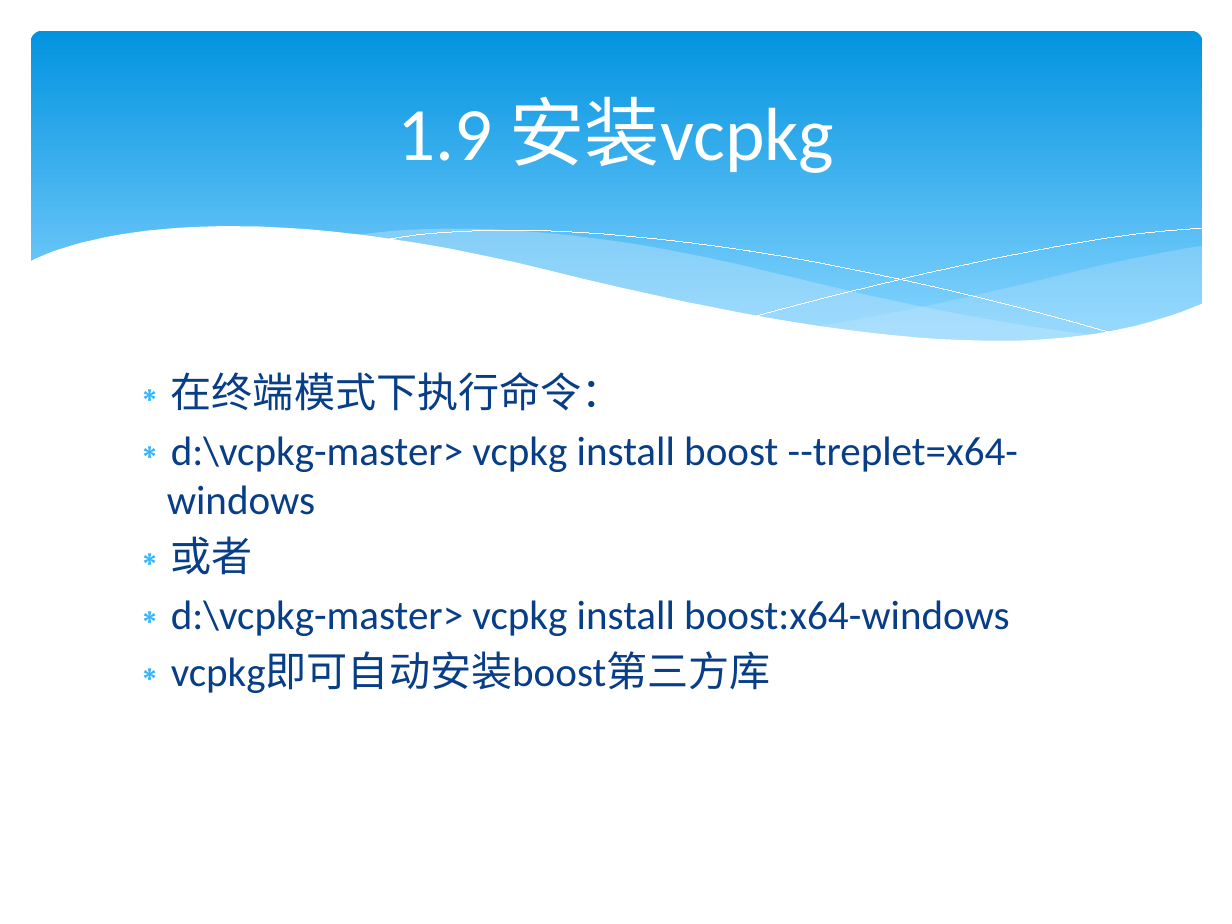
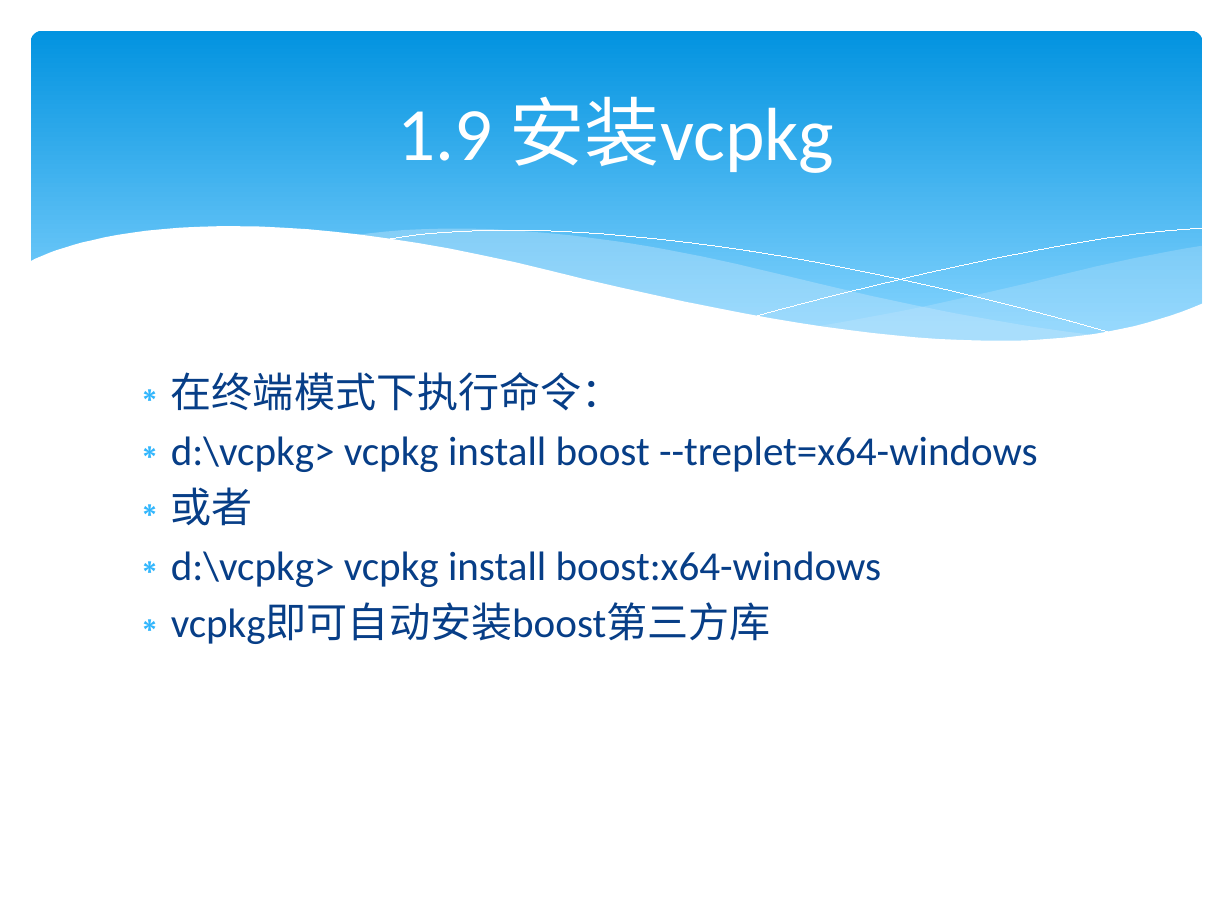
Before and after one commit to lamplight8/cpp, a slide deck: slide 66 of ppt/ch01_绪论_1.pptx. Drawn at 1232x924 pixels with LibreOffice and Linux fonts; fonts in the diff are those of the drawing. Boxes give left, top, right and bottom in pixels: in the first picture for what was removed or moved away, otherwise in the second. Text is boxed around its words. In the diff, an @@ line names an element or a change of style, - is before the commit and + after.

```diff
--- a/ppt/ch01_绪论_1.pptx
+++ b/ppt/ch01_绪论_1.pptx
@@ text at box(171, 436, 1038, 472): text changed @@
-∗ d:\vcpkg-master> vcpkg install boost --treplet=x64-windows
+∗ d:\vcpkg> vcpkg install boost --treplet=x64-windows
@@ text at box(171, 551, 882, 587): text changed @@
-∗ d:\vcpkg-master> vcpkg install boost:x64-windows
+∗ d:\vcpkg> vcpkg install boost:x64-windows
```
Also in this commit, not shown: 27 other slides changed, 4 slides added.
